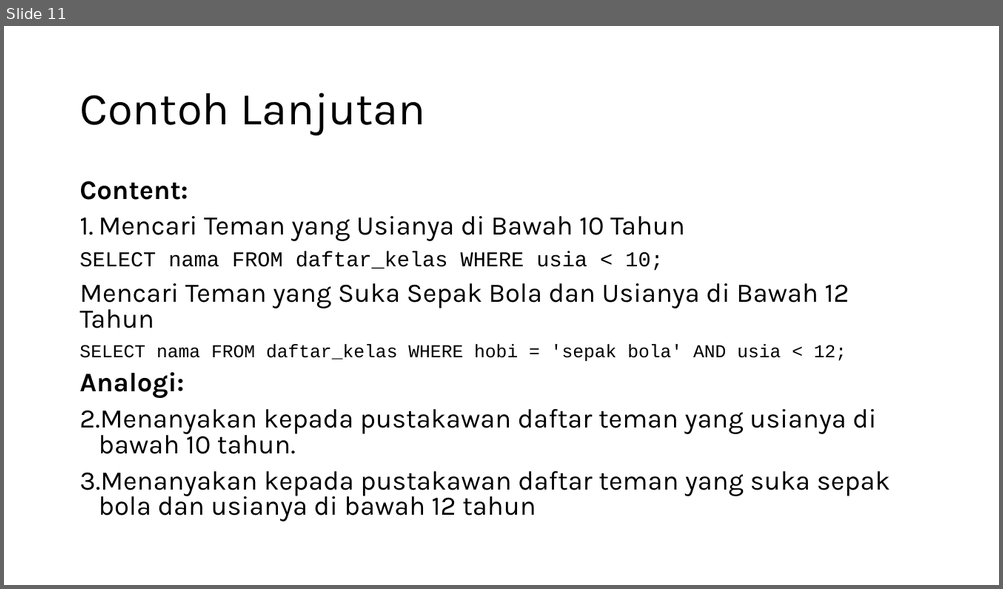
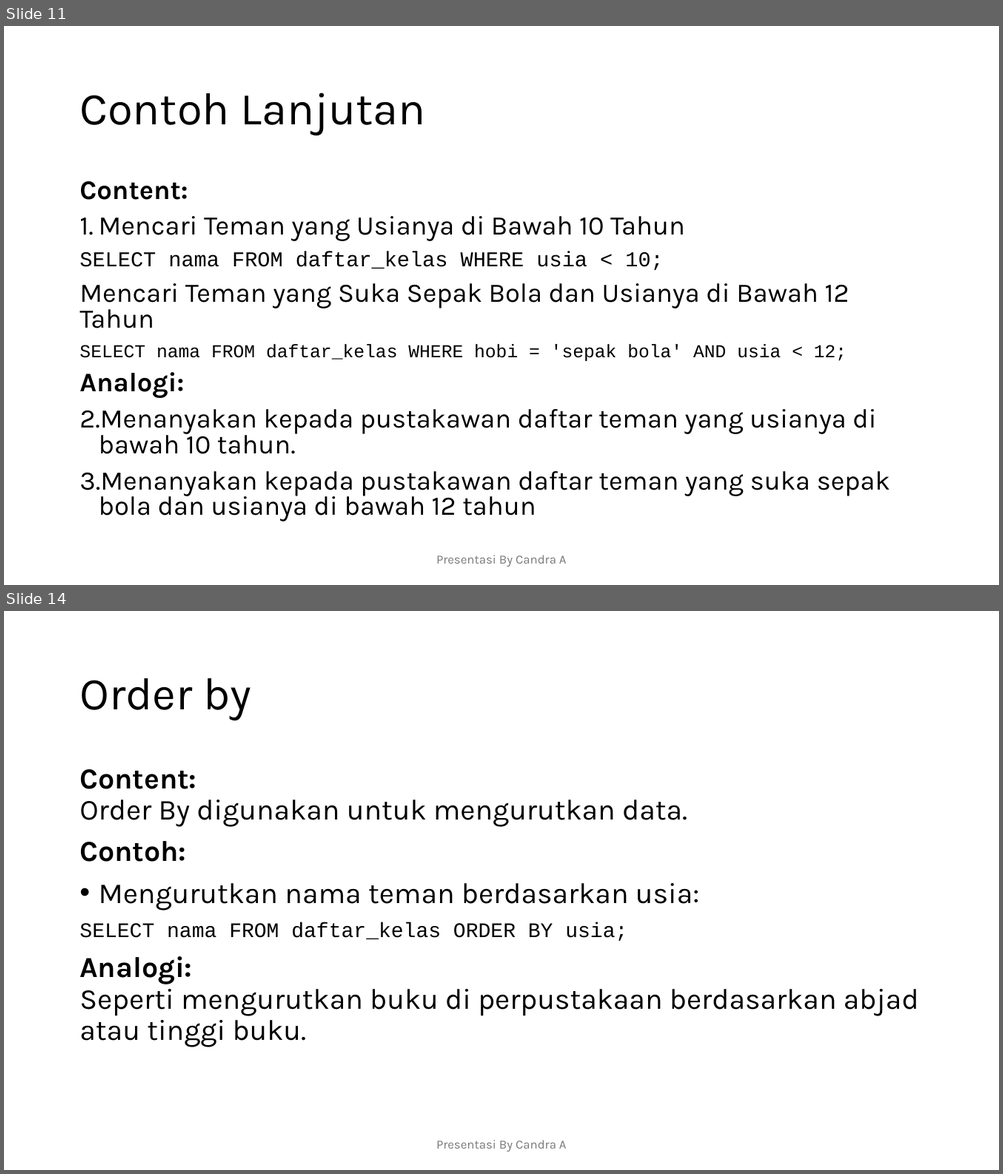
Before and after one commit to candraananta/querycoursecandra, a slide deck: Presentasi Materi Basic Query.pptx. Shown one above the other, each under a label of ours: slide 11 before the commit, slides 11 and 14 after it; the slides between them are not shown. The pictures are 1003x589 and 1003x1174 pixels, drawn with LibreOffice and Linux fonts; fonts in the diff are those of the drawing. Boxes give left, top, right and bottom in pixels: in the first picture for what was removed or moved away, otherwise in the second. Text is boxed around its words. In the diff, an @@ line names an element or a change of style, - is before the commit and + after.

```diff
--- a/Presentasi Materi Basic Query.pptx
+++ b/Presentasi Materi Basic Query.pptx
@@ slide 14 added at (4,611,999,1170), background #FFFFFF @@
@@ title added at (79,678,251,721), 44 pt, text #000000 @@
+Order by
@@ text added at (79,769,919,1048), 28 pt, text #000000 @@
+Content:
+Order By digunakan untuk mengurutkan data.
+Contoh:
+• Mengurutkan nama teman berdasarkan usia:
+SELECT nama FROM daftar_kelas ORDER BY usia;
+Analogi:
+Seperti mengurutkan buku di perpustakaan berdasarkan abjad atau tinggi buku.
@@ text added at (436,1140,566,1152), 12 pt, text #797979 @@
+Presentasi By Candra A
@@ slide 11 changed as well @@
@@ text added at (436,555,566,567), 12 pt, text #797979 @@
+Presentasi By Candra A
```
Also in this commit, not shown: 15 other slides changed, 3 other slides added.
